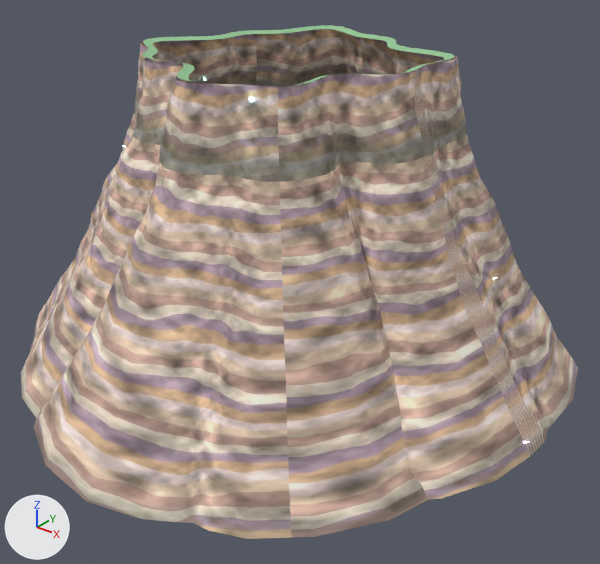
Before and after pictures for a commit that changed the glTF model data/world/near/CliffWall_stack_03.glb.
One viewpoint serves both versions: a 50 mm lens placed at (312.0, -379.0, 275.0), pointed at (16.0, -9.0, 46.0). Every picture has the same lights, and +X, +Y and +Z are marked at lower left. The picture after the commit comes second. Where no turn or scale is listed for an object, it has been applied to the vertices.

In view in the first picture: 'CliffWall_stack_03-lip0', 'CliffWall_stack_03-rock0'.
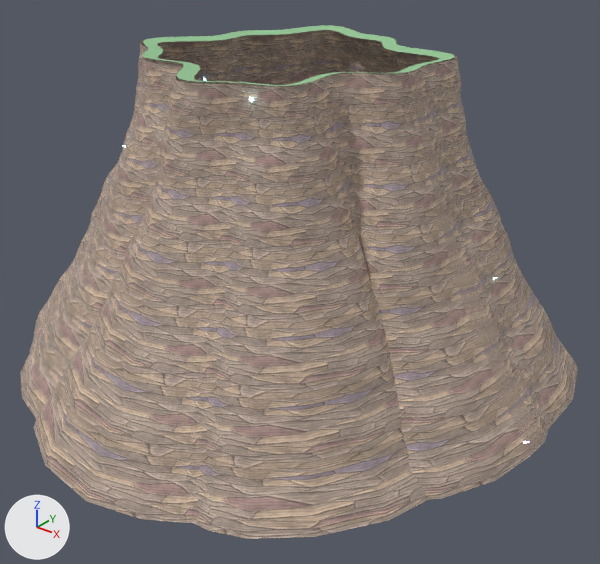
Edits to the scene script, one JSON object a line:
```json
{"op": "add", "block": "img_rock2_n", "code": ["img_rock2_n = load_image('rock2-n', '_unpacked/rock2-n', 1024, 1024, 'Non-Color')"]}
{"op": "add", "block": "img_rock2", "code": ["img_rock2 = load_image('rock2', '_unpacked/rock2', 1024, 1024, 'sRGB')"]}
{"block": "mat_rock", "where": "n2 = _N.new('ShaderNodeTexImage'); n2.name = 'Image Texture'"}
{"op": "set", "path": "n2.image", "old": "img_rock", "new": "img_rock2"}
{"op": "add", "block": "mat_rock", "code": "n3 = _N.new('ShaderNodeNormalMap'); n3.name = 'Normal Map'"}
{"op": "add", "block": "mat_rock", "code": "n3.uv_map = 'UVMap'"}
{"op": "add", "block": "mat_rock", "code": "n4 = _N.new('ShaderNodeTexImage'); n4.name = 'Image Texture.001'"}
{"op": "add", "block": "mat_rock", "code": "n4.image = img_rock2_n"}
{"block": "mat_rock", "where": "n0 = _N.new('ShaderNodeBsdfPrincipled'); n0.name = 'Principled BSDF'"}
{"op": "add", "block": "mat_rock", "code": "_L.new(n3.outputs[0], n0.inputs[5])  # 'Normal' to 'Normal'"}
{"op": "add", "block": "mat_rock", "code": "_L.new(n4.outputs[0], n3.inputs[1])  # 'Color' to 'Color'"}
{"block": "me_cliffwall_stack_03_lip0", "where": "me_cliffwall_stack_03_lip0.from_pydata(...)  # 140 vertices, 140 faces; spans x -89.0..89.0, y -91.0..91.0, z -1.0..1.0"}
{"block": "me_cliffwall_stack_03_lip0", "where": "# used by ob_cliffwall_stack_03_lip0; location = (-4.6, 0.0, 185.1)"}
{"block": "me_cliffwall_stack_03_lip0", "change": "me_cliffwall_stack_03_lip0 part 1: 70 of 140 vertices moved; they spanned x -84.0..84.0, y -86.0..86.0, z -1.0 and now span x -81.0..81.0, y -83.0..83.0, z -1.0; mean shift (0.0, 0.0, 0.0); largest move (30.0, 64.0, -1.0) -> (28.0, 62.0, -1.0)"}
{"block": "me_cliffwall_stack_03_rock0", "where": "me_cliffwall_stack_03_rock0.from_pydata(...)  # 2030 vertices, 3920 faces; spans x -183.0..183.0, y -186.0..186.0, z -99.0..99.0"}
{"block": "me_cliffwall_stack_03_rock0", "where": "# used by ob_cliffwall_stack_03_rock0; location = (-3.3, 0.7, 86.8)"}
{"block": "me_cliffwall_stack_03_rock0", "change": "me_cliffwall_stack_03_rock0 part 2: texture (UV) coordinates of 3920 of 3920 faces, centred in x -181.0..181.0, y -183.0..180.0, z -96.0..96.0, changed; they spanned u 0.0..6.66, v 0.08..1.26 and now span u 0.0..19.99, v 0.0..6.58"}
```

What differs and where, as boxes (x1, y1, x2, y2) in the pictures (600 x 564 px; the box of a moved part takes in the faces that stretch with it):
```json
{"object": "CliffWall_stack_03-rock0", "change": "surface changed", "before": [21, 30, 578, 539], "after": [21, 30, 578, 539]}
{"part": 1, "of": "me_cliffwall_stack_03_lip0", "change": "moved or reshaped", "before": [142, 26, 455, 86], "after": [142, 26, 455, 86]}
```
